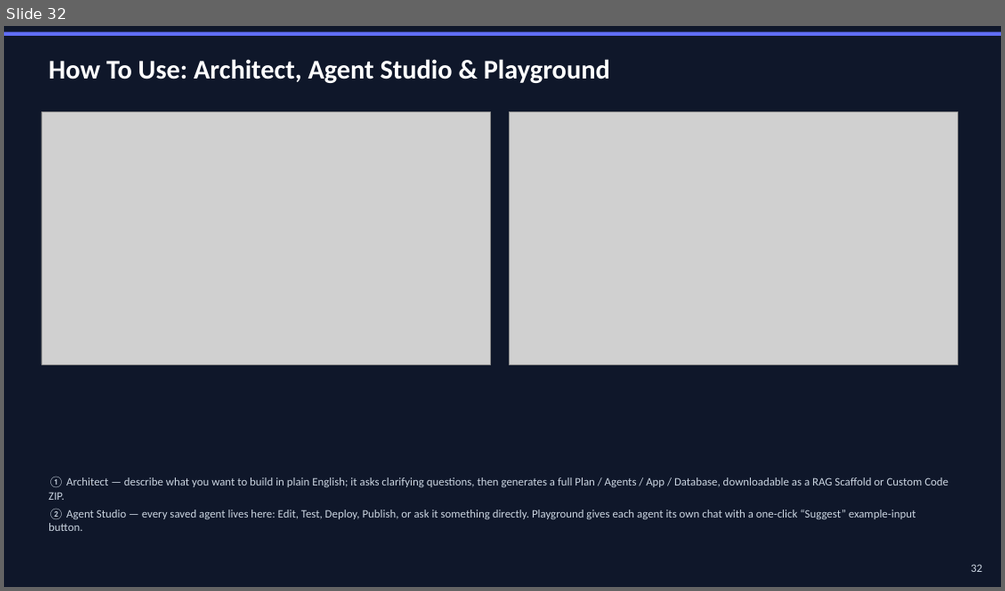
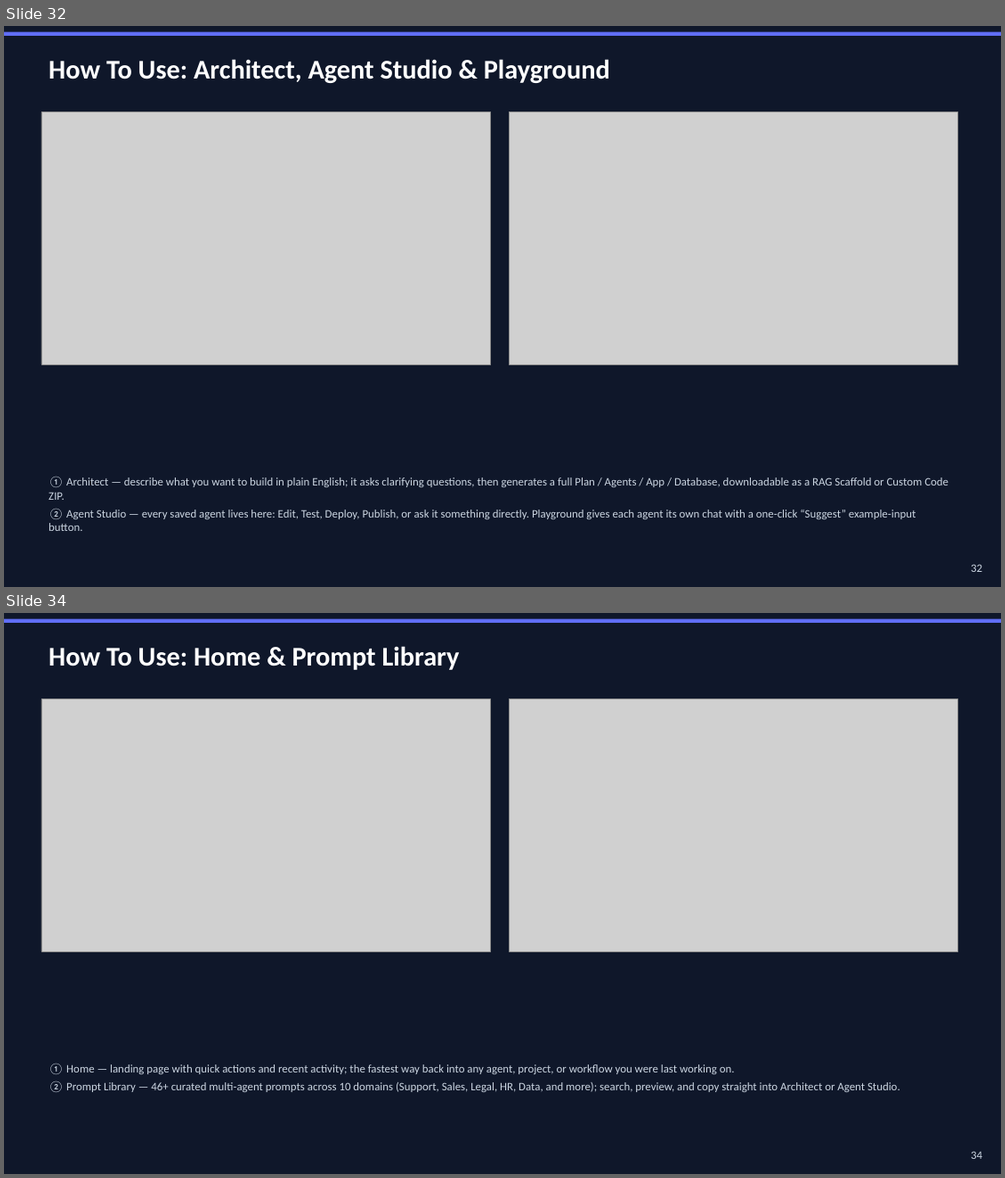
Before and after one commit to nsureshmanikandan/AgentForge, a slide deck: docs/AgentForge-PresentationV8.pptx. Shown one above the other, each under a label of ours: slide 32 before the commit, slides 32 and 34 after it; the slides between them are not shown. The pictures are 1005x591 and 1005x1178 pixels, drawn with LibreOffice and Linux fonts; fonts in the diff are those of the drawing; grey boxes stand for pictures. Boxes give left, top, right and bottom in pixels: in the first picture for what was removed or moved away, otherwise in the second. Text is boxed around its words. In the diff, an @@ line names an element or a change of style, - is before the commit and + after.

Commit message:
Add Home, Prompt Library, Control Plane, Traceability, and Observability slides
Extends the screenshot-based usage guide with 5 more slides (deck is now
37 slides):
- Home & Prompt Library
- Control Plane & Usage/Audit Traceability
- Workflow Observability (real trace data: run counts, status, duration)

Also fixed a stale Playground screenshot that showed the raw "local"
choice instead of the resolved model name -- the underlying dropdown
feature was correct, the first screenshot capture just raced ahead of
the async model-resolution fetch.

```diff
--- a/docs/AgentForge-PresentationV8.pptx
+++ b/docs/AgentForge-PresentationV8.pptx
@@ slide 34 added at <box>4,613,1001,1174</box>, background #FFFFFF @@
@@ rectangle added at <box>4,613,1001,1174</box>, fill #0F172A @@
@@ rectangle added at <box>4,619,1001,623</box>, fill #606EF5 @@
@@ text added at <box>48,646,460,670</box>, 26 pt, text #FFFFFF, bold @@
+How To Use: Home & Prompt Library
@@ picture added at <box>41,699,490,952</box> @@
@@ picture added at <box>509,699,957,952</box> @@
@@ text added at <box>48,1063,900,1092</box>, 11 pt, text #CBD5E1 @@
+① Home — landing page with quick actions and recent activity; the fastest way back into any agent, project, or workflow you were last working on.
+② Prompt Library — 46+ curated multi-agent prompts across 10 domains (Support, Sales, Legal, HR, Data, and more); search, preview, and copy straight into Architect or Agent Studio.
@@ text added at <box>971,1151,982,1159</box>, 11 pt, text #CBD5E1 @@
+34
```
Also in this commit, not shown: 8 slides changed, 2 other slides added.
